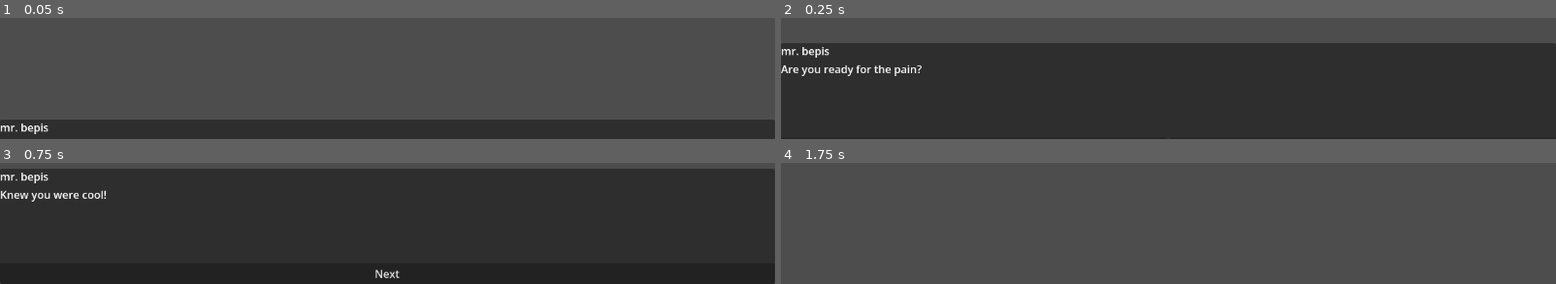
Above: before the commit, frames 1-4 (two rows, left to right).
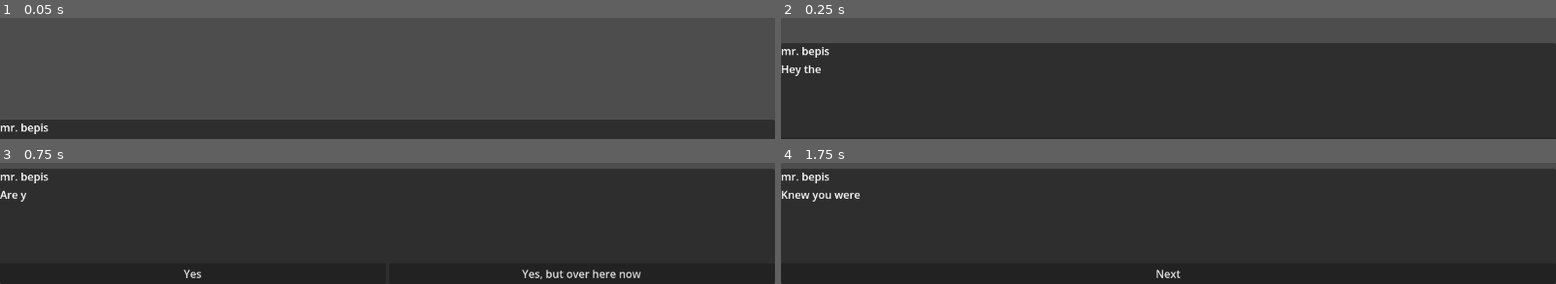
Above: after the commit, the same moments.

Repository: TerjeBallestad/pespi-mask
Game: Godot game, scene res://scenes/dialog_test.tscn
Two runs of this game, one before a commit and one after it. Both use one fixed random seed, a clock stepped at 60 frames per second and the inputs below.
Inputs:
- Up to frame 1 (0.05 s): no input
- Up to frame 2 (0.25 s): no input
- Up to frame 3 (0.75 s): click "Yes" (after the commit: "Next") at 0.5 s
- Up to frame 4 (1.75 s): click "Next" (after the commit: "Yes") at 1.25 s

Frame 1 is identical in both runs. In frame 2, 0.7% of the frame differs, in the area x 0-19%, y 39-48%; in frame 3, 1.2%; in frame 4, 95%, in the area x 0-100%, y 4-100%.

Commit message:
Add text-crawl to dialog boxes

Diff:
--- a/scenes/dialog_box.tscn
+++ b/scenes/dialog_box.tscn
@@ -1,6 +1,7 @@
 [gd_scene format=3 uid="uid://70mqawldnge"]
 
 [ext_resource type="Script" uid="uid://ucplogok47cu" path="res://scripts/dialog/dialog_box.gd" id="1_xvd2c"]
+[ext_resource type="Script" uid="uid://bd56j34j4easx" path="res://scripts/crawling_text.gd" id="2_tihiy"]
 
 [node name="DialogBox" type="Panel" unique_id=1946601530 node_paths=PackedStringArray("speaker_label", "text_label", "options_buttons")]
 anchors_preset = 15
@@ -41,6 +42,8 @@
 yo"
 fit_content = true
 scroll_active = false
+script = ExtResource("2_tihiy")
+letters_per_second = 50.0
 
 [node name="HBoxContainer" type="HBoxContainer" parent="GridContainer" unique_id=1980235488]
 layout_mode = 2
--- a/scenes/dialog_test.tscn
+++ b/scenes/dialog_test.tscn
@@ -9,6 +9,12 @@
 [ext_resource type="Resource" uid="uid://o051ka38mlni" path="res://assets/dialog/speakers/pepsi_man.tres" id="4_r0p54"]
 [ext_resource type="Script" uid="uid://cs3md0jmnapvw" path="res://scripts/dialog/resources/dialog_sequence.gd" id="5_87qe6"]
 [ext_resource type="Script" uid="uid://batlbawr5yaer" path="res://scripts/dialog/resources/dialog_types/choice_dialog.gd" id="5_r0p54"]
+
+[sub_resource type="Resource" id="Resource_tstnq"]
+script = ExtResource("3_07oah")
+speaker = ExtResource("4_r0p54")
+text = "Hey there kid"
+metadata/_custom_type_script = "uid://b7h5l8uj1r70x"
 
 [sub_resource type="Resource" id="Resource_87qe6"]
 script = ExtResource("3_07oah")
@@ -24,6 +30,7 @@
 
 [sub_resource type="Resource" id="Resource_rpmu6"]
 script = ExtResource("3_07oah")
+speaker = ExtResource("4_r0p54")
 text = "That's what I am talking about"
 metadata/_custom_type_script = "uid://b7h5l8uj1r70x"
 
@@ -36,13 +43,12 @@
 [sub_resource type="Resource" id="Resource_4con6"]
 script = ExtResource("5_r0p54")
 choices = Array[ExtResource("4_07oah")]([SubResource("Resource_pket2"), SubResource("Resource_ljip2")])
-speaker = ExtResource("4_r0p54")
 text = "Are you ready for the pain?"
 metadata/_custom_type_script = "uid://batlbawr5yaer"
 
 [sub_resource type="Resource" id="Resource_e4rgx"]
 script = ExtResource("5_87qe6")
-dialogs = Array[ExtResource("2_4k4dp")]([SubResource("Resource_4con6")])
+dialogs = Array[ExtResource("2_4k4dp")]([SubResource("Resource_tstnq"), SubResource("Resource_4con6")])
 metadata/_custom_type_script = "uid://cs3md0jmnapvw"
 
 [node name="DialogTest" type="Node2D" unique_id=1908033355]
--- /dev/null
+++ b/scripts/crawling_text.gd
@@ -0,0 +1,14 @@
+class_name CrawlingText extends RichTextLabel
+
+@export
+var letters_per_second := 10.0
+
+func _ready() -> void:
+	visible_characters = 0
+	while true:
+		visible_characters += 1
+		await get_tree().create_timer(1 / letters_per_second).timeout
+
+func crawl(text: String) -> void:
+	self.text = text
+	visible_characters = 0
--- a/scripts/dialog/dialog_box.gd
+++ b/scripts/dialog/dialog_box.gd
@@ -13,7 +13,7 @@
 var speaker_label: RichTextLabel
 
 @export
-var text_label: RichTextLabel
+var text_label: CrawlingText
 
 @export
 var options_buttons: Array[Button]
--- a/scripts/dialog/dialog_manager.gd
+++ b/scripts/dialog/dialog_manager.gd
@@ -9,6 +9,8 @@
 signal exiting_dialog_playback
 signal exiting_dialog_sequence(sequence: DialogSequence)
 signal exiting_dialog(dialog: Dialog)
+
+var last_speaker: DialogSpeaker
 
 var _current_sequence: DialogSequence
 var _playing := false
@@ -44,6 +46,7 @@
 		return ERR_ALREADY_IN_USE
 
 	_playing = true
+	last_speaker = null
 
 	# This is done to make sure current_sequence is set when entering_dialog is emitted.
 	# Want entering_dialog to run before entering_dialog_sequence
--- a/scripts/dialog/resources/dialog_types/text_dialog.gd
+++ b/scripts/dialog/resources/dialog_types/text_dialog.gd
@@ -10,8 +10,15 @@
 var text: String
 
 func on_display(box: DialogBox, manager: DialogManager) -> void:
-	box.speaker_label.text = speaker.name
-	box.text_label.text = text
+	var spkr := speaker
+
+	if not speaker:
+		spkr = manager.last_speaker
+
+	manager.last_speaker = spkr
+
+	box.speaker_label.text = spkr.name
+	box.text_label.crawl(text)
 
 	if not show_button:
 		return
Not shown, added: scripts/crawling_text.gd.uid
